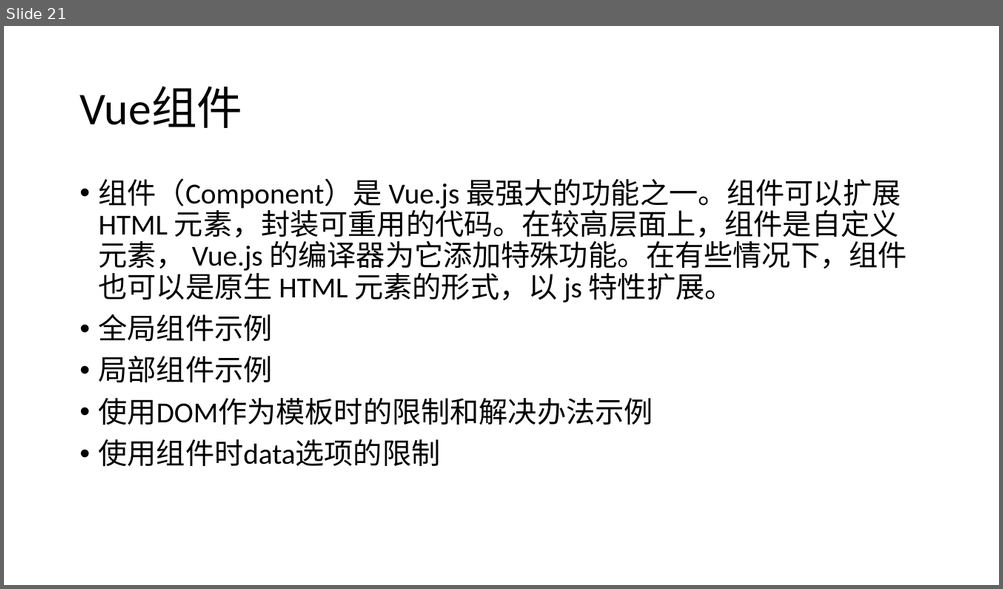
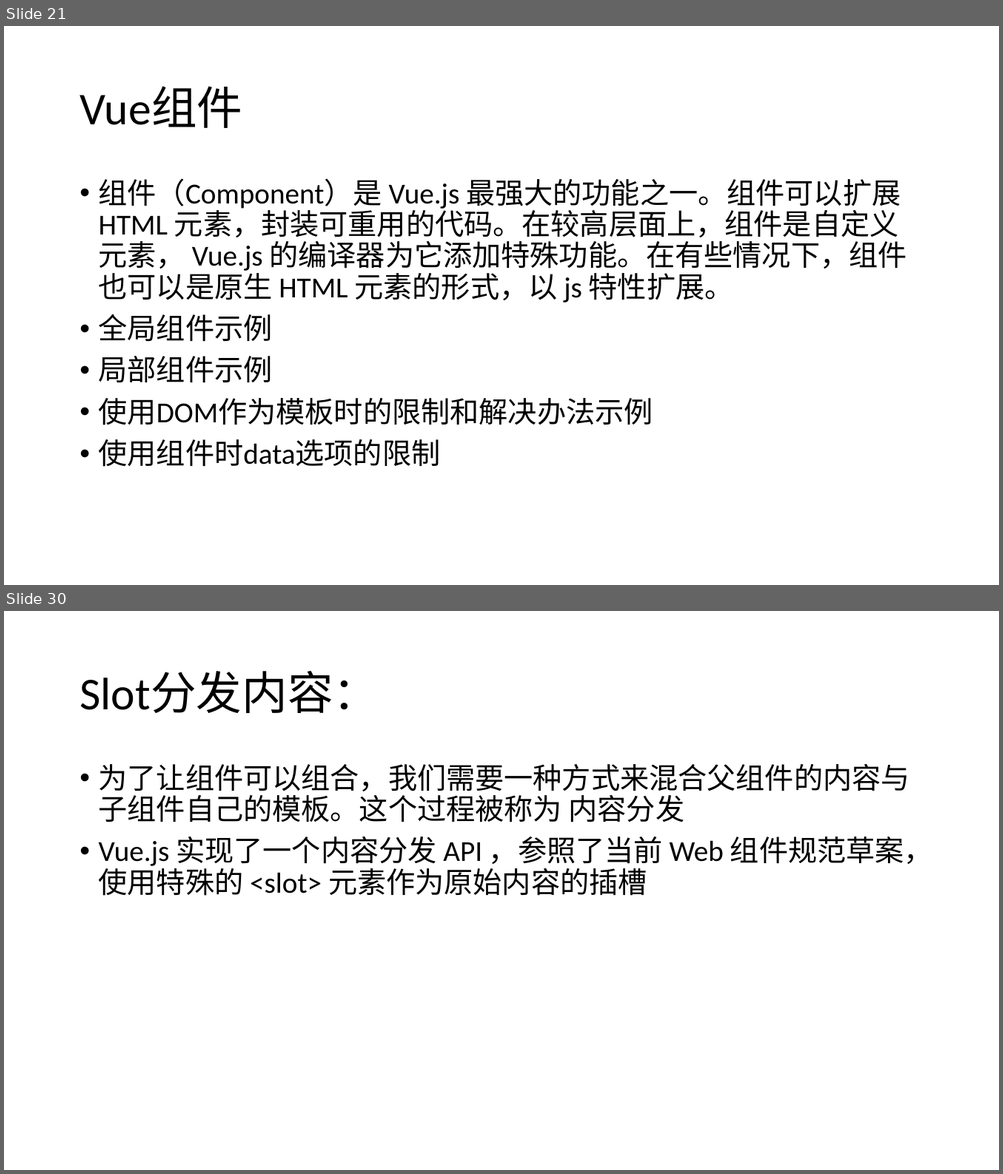
Before and after one commit to YSMJ1994/study, a slide deck: study_Vue/学习Vue.pptx. Shown one above the other, each under a label of ours: slide 21 before the commit, slides 21 and 30 after it; the slides between them are not shown. The pictures are 1003x589 and 1003x1174 pixels, drawn with LibreOffice and Linux fonts; fonts in the diff are those of the drawing. Boxes give left, top, right and bottom in pixels: in the first picture for what was removed or moved away, otherwise in the second. Text is boxed around its words. In the diff, an @@ line names an element or a change of style, - is before the commit and + after.

```diff
--- a/study_Vue/学习Vue.pptx
+++ b/study_Vue/学习Vue.pptx
@@ slide 30 added at box(4, 611, 999, 1170), background #FFFFFF @@
@@ title added at box(79, 672, 378, 713), 44 pt, text #000000 @@
+Slot分发内容：
@@ text added at box(99, 764, 933, 896), 28 pt, text #000000 @@
+• 为了让组件可以组合，我们需要一种方式来混合父组件的内容与子组件自己的模板。这个过程被称为 内容分发
+• Vue.js 实现了一个内容分发 API ，参照了当前 Web 组件规范草案，使用特殊的 <slot> 元素作为原始内容的插槽
```
Also in this commit, not shown: 3 slides changed, 7 other slides added, 12 other files.
